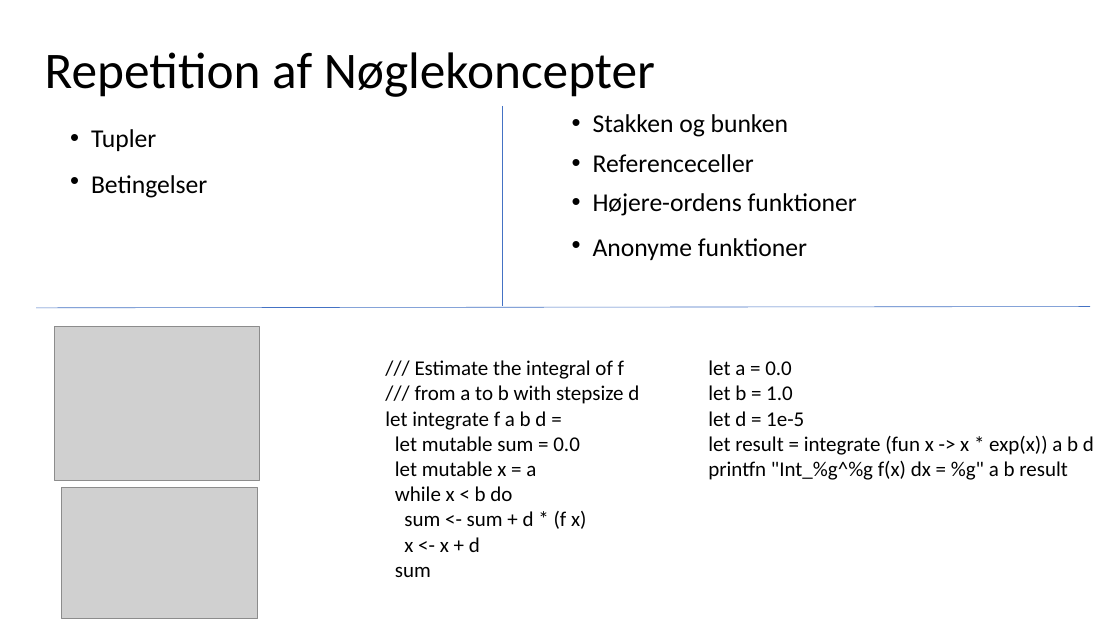
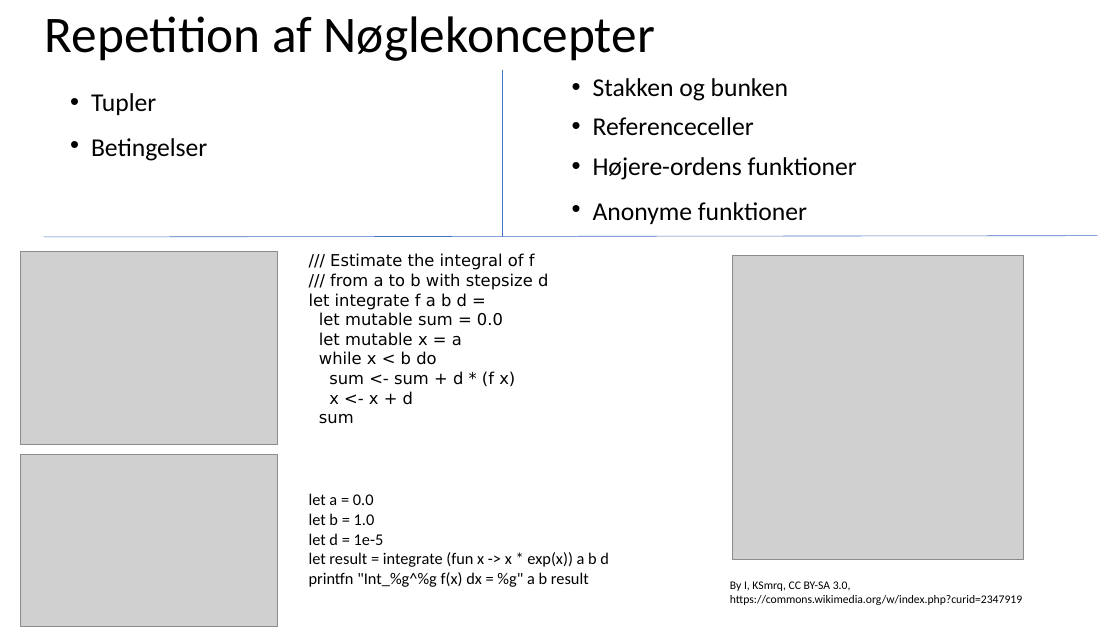
Before and after one commit to fisterloegsovs/pop22, a slide deck: slide 2 of lectures/4.2ModulesNTests/lecture.pptx. Drawn at 1120x630 pixels with LibreOffice and Linux fonts; fonts in the diff are those of the drawing; grey boxes stand for pictures. Boxes give left, top, right and bottom in pixels: in the first picture for what was removed or moved away, otherwise in the second. Text is boxed around its words. In the diff, an @@ line names an element or a change of style, - is before the commit and + after.

Commit message:
lecture 4.2 ready

```diff
--- a/lectures/4.2ModulesNTests/lecture.pptx
+++ b/lectures/4.2ModulesNTests/lecture.pptx
@@ line moved from (502, 106) - (502, 306) to (502, 70) - (502, 237) @@
@@ 2 texts, 1 title: place and size @@
-2 texts, 1 title at bbox=[45, 52, 857, 260]
+2 texts, 1 title at bbox=[45, 16, 857, 224]
@@ line moved from (36, 308) - (1091, 307) to (44, 237) - (1097, 236) @@
@@ picture: place and size @@
-picture at bbox=[55, 327, 260, 481]
+picture at bbox=[21, 252, 278, 445]
@@ text "/// Estimate the integral of ...": place and size @@
-text "/// Estimate the integral of ..." at bbox=[385, 360, 639, 577]
+text "/// Estimate the integral of ..." at bbox=[309, 253, 548, 424]
@@ text "/// Estimate the integral of ..." at bbox=[309, 253, 548, 424]: size 18 to 14 pt, font Calibri to DejaVu Sans @@
@@ picture added at bbox=[733, 255, 1023, 559] @@
@@ picture: place and size @@
-picture at bbox=[61, 488, 258, 619]
+picture at bbox=[21, 455, 278, 626]
@@ text "let a = 0.0": place and size @@
-text "let a = 0.0" at bbox=[708, 360, 1094, 480]
+text "let a = 0.0" at bbox=[309, 493, 609, 587]
@@ text "let a = 0.0" at bbox=[309, 493, 609, 587]: size 18 to 14 pt @@
@@ text added at bbox=[730, 581, 1022, 605], 10 pt, text #000000 @@
+By I, KSmrq, CC BY-SA 3.0,
+https://commons.wikimedia.org/w/index.php?curid=2347919
```
Also in this commit, not shown: 1 other slide changed, 6 slides added, 17 other files.
